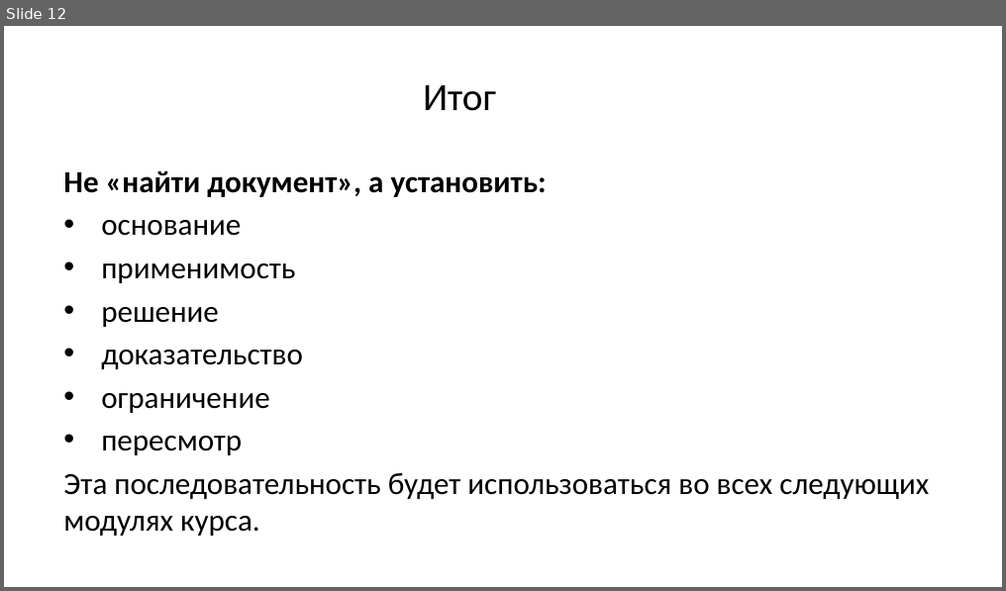
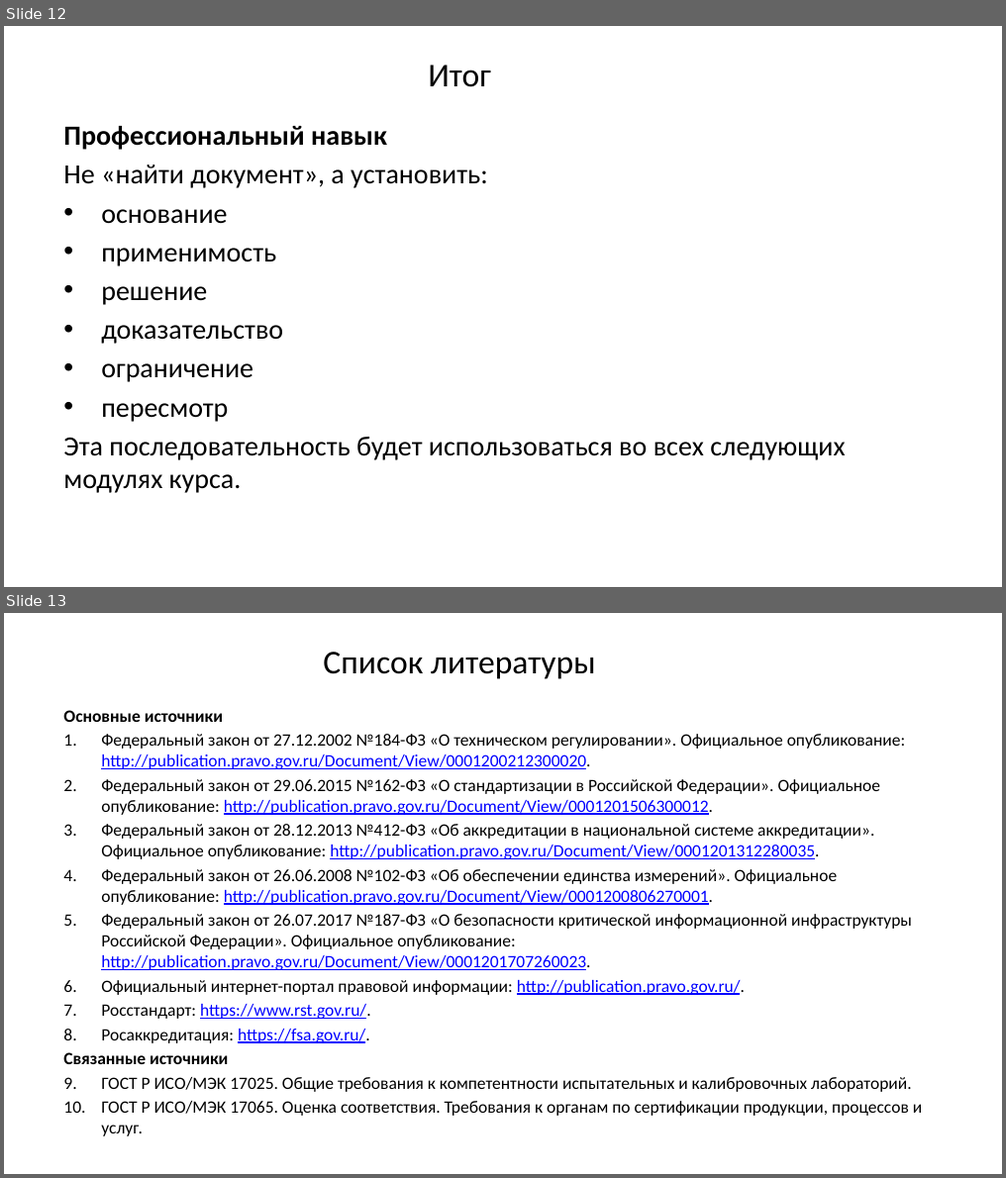
Before and after one commit to arasskazov/IFTIS-KII-2026, a slide deck: Lec_1_Модуль 1_1_Слайд-конспект.pptx. Shown one above the other, each under a label of ours: slide 12 before the commit, slides 12 and 13 after it. The pictures are 1006x591 and 1006x1178 pixels, drawn with LibreOffice and Linux fonts; fonts in the diff are those of the drawing; background and template pictures are left out. Boxes give left, top, right and bottom in pixels: in the first picture for what was removed or moved away, otherwise in the second. Text is boxed around its words. In the diff, an @@ line names an element or a change of style, - is before the commit and + after.

```diff
--- a/Lec_1_Модуль 1_1_Слайд-конспект.pptx
+++ b/Lec_1_Модуль 1_1_Слайд-конспект.pptx
@@ slide 13 added at (4,613,1002,1174), background #FFFFFF @@
@@ title added at (323,652,596,679), 24 pt, text #000000 @@
+Список литературы
@@ text added at (63,710,922,1116), 12.5 pt, text #000000 @@
+Основные источники
+1. Федеральный закон от 27.12.2002 №184-ФЗ «О техническом регулировании». Официальное опубликование: http://publication.pravo.gov.ru/Document/View/0001200212300020.
+2. Федеральный закон от 29.06.2015 №162-ФЗ «О стандартизации в Российской Федерации». Официальное опубликование: http://publication.pravo.gov.ru/Document/View/0001201506300012.
+3. Федеральный закон от 28.12.2013 №412-ФЗ «Об аккредитации в национальной системе аккредитации». Официальное опубликование: http://publication.pravo.gov.ru/Document/View/0001201312280035.
+4. Федеральный закон от 26.06.2008 №102-ФЗ «Об обеспечении единства измерений». Официальное опубликование: http://publication.pravo.gov.ru/Document/View/0001200806270001.
+5. Федеральный закон от 26.07.2017 №187-ФЗ «О безопасности критической информационной инфраструктуры Российской Федерации». Официальное опубликование: http://publication.pravo.gov.ru/Document/View/0001201707260023.
+6. Официальный интернет-портал правовой информации: http://publication.pravo.gov.ru/.
+7. Росстандарт: https://www.rst.gov.ru/.
+8. Росаккредитация: https://fsa.gov.ru/.
+Связанные источники
+9. ГОСТ Р ИСО/МЭК 17025. Общие требования к компетентности испытательных и калибровочных лабораторий.
+10. ГОСТ Р ИСО/МЭК 17065. Оценка соответствия. Требования к органам по сертификации продукции, процессов и услуг.
@@ slide 12 changed as well @@
@@ title "Итог" at (428,65,490,87): size 28 to 24 pt @@
@@ text "Профессиональный навык": place and size @@
-text "Профессиональный навык" at (63,171,929,536)
+text "Профессиональный навык" at (63,126,845,493)
@@ text at (63,126,387,150): paragraph added @@
+Профессиональный навык
@@ text at (63,165,845,493): size 22.2 to 20 pt in "Не «найти документ», а установить:", "основание", "применимость", "решение" and 4 more places; bold off in "Не «найти документ», а установить:" @@
```
Also in this commit, not shown: 11 other slides changed.
